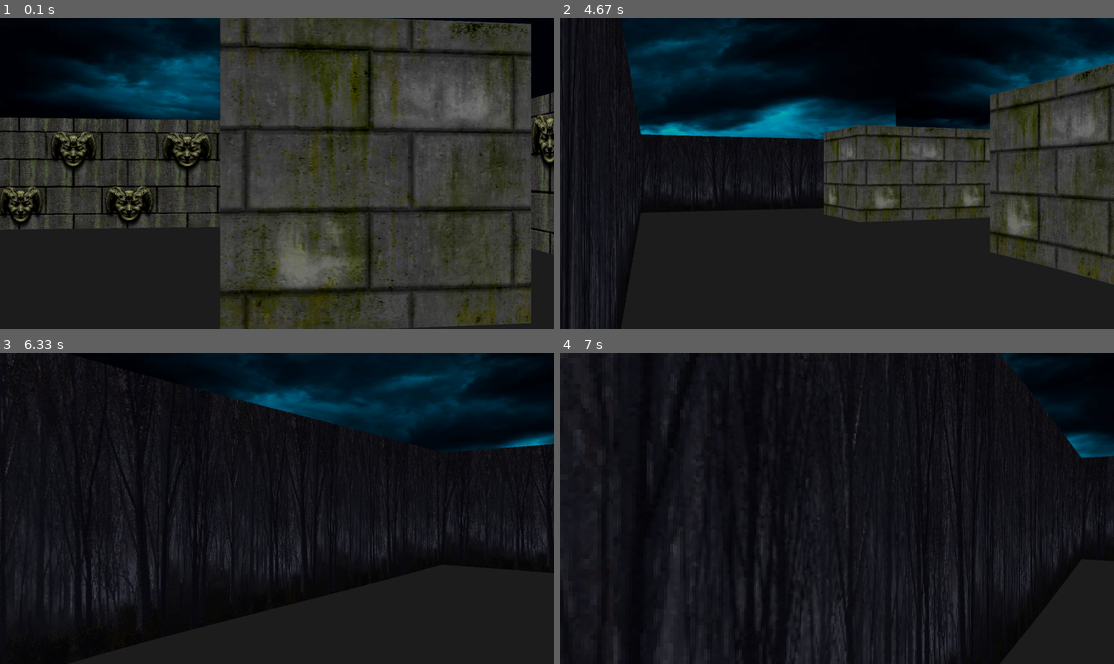
Above: before the commit, frames 1-4 (two rows, left to right).
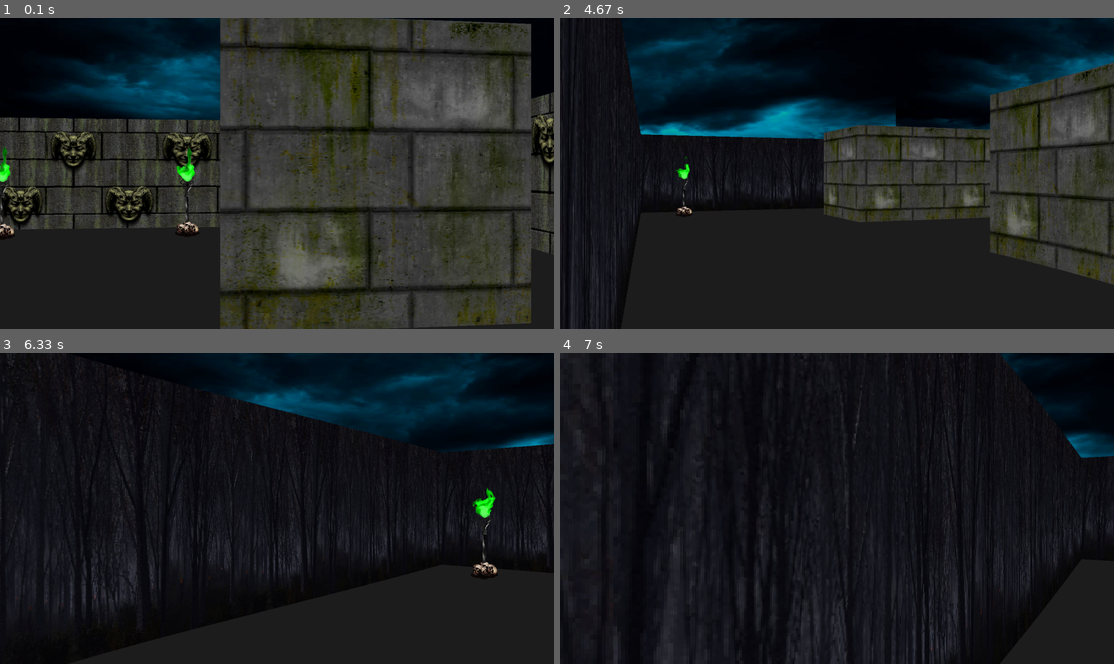
Above: after the commit, the same moments.

Repository: mnothman/pygameHackathon
Game: pygame game, started from main.py
The game is run twice, just before and just after one commit, with the same random seed, the same clock (stepped at 60 frames per second) and the same inputs.
Inputs (mouse positions are in pixels of both pictures, inside the frame that each line leads up to):
- Up to frame 1 (0.1 s): no input
- Up to frame 2 (4.67 s): hold D 0.33-0.8 s; move the mouse to (814, 185) at 0.37 s; hold W 0.83-1.13 s; move the mouse to (1014, 164) at 0.87 s; hold D 1.17-1.63 s; move the mouse to (842, 195) at 1.2 s; hold A 1.67-2.2 s; move the mouse to (704, 176) at 1.7 s; hold S 2.23-2.53 s; move the mouse to (892, 241) at 2.27 s; hold A 2.57-2.97 s; move the mouse to (665, 245) at 2.6 s; hold W 3-3.37 s; move the mouse to (920, 64) at 3.03 s; hold D 3.4-4.03 s; move the mouse to (1041, 282) at 3.43 s; hold S 4.07-4.43 s; move the mouse to (903, 201) at 4.1 s; hold A from 4.47 s (still down); move the mouse to (848, 67) at 4.5 s
- Up to frame 3 (6.33 s): release A at 4.93 s; hold D 4.97-5.43 s; move the mouse to (144, 446) at 5 s; hold W 5.47-5.77 s; move the mouse to (77, 499) at 5.5 s; hold D 5.8-6.27 s; move the mouse to (249, 589) at 5.83 s; hold A from 6.3 s (still down)
- Up to frame 4 (7 s): move the mouse to (837, 545) at 6.33 s; release A at 6.83 s; hold S from 6.87 s (still down); move the mouse to (820, 455) at 6.9 s

The runs differ from the first frame. In frame 1, 0.5% of the frame differs, in the area x 0-36%, y 41-71%; in frame 2, 0.1%; in frame 3, 0.4%; in frame 4, nothing differs.

Commit message:
added animated sprites

Diff:
--- a/main.py
+++ b/main.py
@@ -6,6 +6,7 @@
 from raycasting import * #52
 from object_renderer import * #64
 from sprite_object import * #95
+from object_handler import * #111
 
 
 #3
@@ -25,12 +26,18 @@
         self.player = Player(self) #34
         self.object_renderer = ObjectRenderer(self)
         self.raycasting = RayCasting(self) #52
-        self.static_sprite = SpriteObject(self) #96
+        #self.static_sprite = SpriteObject(self) #96
+        #self.animated_sprite = AnimatedSprite(self) #107
+        self.object_handler = ObjectHandler(self) #111
+
+
 
     def update(self): #5
         self.player.update() #34
         self.raycasting.update() #52
-        self.static_sprite.update() #96
+        self.object_handler.update()
+        #self.static_sprite.update() #96
+        #self.animated_sprite.update() #107
         pg.display.flip()
         self.delta_time = self.clock.tick(FPS)
         pg.display.set_caption(f'{self.clock.get_fps() :.1f}') #update screen and show fps in window caption
--- /dev/null
+++ b/object_handler.py
@@ -0,0 +1,30 @@
+from sprite_object import * #108
+
+class ObjectHandler: #108
+    def __init__(self, game):
+        self.game = game
+        self.sprite_list = []
+        self.static_sprite_path = 'resources/sprites/static_sprites/'
+        self.anim_sprite_path = 'resources/sprites/animated_sprites/' #108
+        add_sprite = self.add_sprite #109
+
+        #sprite map
+        add_sprite(SpriteObject(game)) #109
+        add_sprite(AnimatedSprite(game)) #109
+        add_sprite(AnimatedSprite(game, pos=(1.5, 1.5)))
+        add_sprite(AnimatedSprite(game, pos=(1.5, 7.5)))
+        add_sprite(AnimatedSprite(game, pos=(5.5, 3.25)))
+        add_sprite(AnimatedSprite(game, pos=(5.5, 4.75)))
+        add_sprite(AnimatedSprite(game, pos=(7.5, 2.5)))
+        add_sprite(AnimatedSprite(game, pos=(7.5, 5.5)))
+        add_sprite(AnimatedSprite(game, pos=(14.5, 1.5)))
+        add_sprite(AnimatedSprite(game, pos=(14.5, 4.5)))
+        add_sprite(AnimatedSprite(game, path=self.anim_sprite_path + 'red_light/0.png', pos=(14.5, 5.5)))
+        add_sprite(AnimatedSprite(game, path=self.anim_sprite_path + 'red_light/0.png', pos=(14.5, 7.5)))
+        add_sprite(AnimatedSprite(game, path=self.anim_sprite_path + 'red_light/0.png', pos=(12.5, 7.5)))
+        add_sprite(AnimatedSprite(game, path=self.anim_sprite_path + 'red_light/0.png', pos=(9.5, 7.5)))
+    def update(self):
+        [sprite.update() for sprite in self.sprite_list] #110
+
+    def add_sprite(self, sprite): #109
+        self.sprite_list.append(sprite) #109
--- a/sprite_object.py
+++ b/sprite_object.py
@@ -1,5 +1,7 @@
 import pygame as pg
 from settings import *
+import os #100
+from collections import deque #100
 
 class SpriteObject:
     def __init__(self, game, path='resources/sprites/static_sprites/candlebra.png', pos=(10.5, 3.5), scale=1.0, shift=0.0): #88 #98 added scale and shift
@@ -47,3 +49,40 @@
 
     def update(self): #90
         self.get_sprite() #90
+
+
+class AnimatedSprite(SpriteObject): #100
+    def __init__(self, game, path='resources/sprites/animated_sprites/green_light/0.png',
+                 pos=(11.5, 3.5), scale=0.8, shift=0.16, animation_time=120):
+        super().__init__(game, path, pos, scale, shift)
+        self.animation_time = animation_time
+        self.path = path.rsplit('/', 1)[0] #101 get path to folder with sprites in them
+        self.images = self.get_images(self.path) #101 load with get images
+        self.animation_time_prev = pg.time.get_ticks() #103
+        self.animation_trigger = False #103
+
+    def update(self): #106
+        super().update()
+        self.check_animation_time()
+        self.animate(self.images)
+
+    def animate(self, images): #105
+        if self.animation_trigger:
+            images.rotate(-1)
+            self.image = images[0] #105
+
+    def check_animation_time(self): #104
+        self.animation_trigger = False
+        time_now = pg.time.get_ticks()
+        if time_now - self.animation_time_prev > self.animation_time:
+            self.animation_time_prev = time_now
+            self.animation_trigger = True #104
+
+
+    def get_images(self, path): #102, download images then place in queue
+        images = deque()
+        for file_name in os.listdir(path):
+            if os.path.isfile(os.path.join(path, file_name)):
+                img = pg.image.load(path + '/' + file_name).convert_alpha()
+                images.append(img)
+        return images
Binary file added: resources/sprites/animated_sprites/green_light/0.png
Binary file added: resources/sprites/animated_sprites/green_light/1.png
Binary file added: resources/sprites/animated_sprites/green_light/3.png
Binary file added: resources/sprites/animated_sprites/green_light/4.png
Binary file added: resources/sprites/animated_sprites/red_light/0.png
Binary file added: resources/sprites/animated_sprites/red_light/1.png
Binary file added: resources/sprites/animated_sprites/red_light/2.png
Binary file added: resources/sprites/animated_sprites/red_light/3.png
